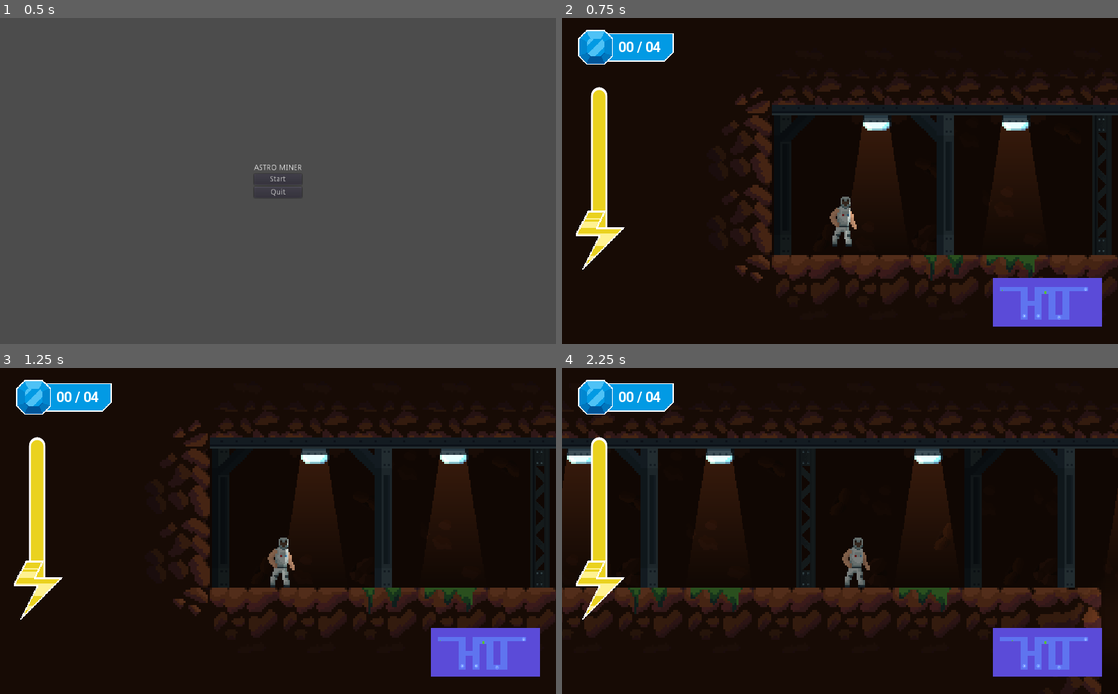
Above: before the commit, frames 1-4 (two rows, left to right).
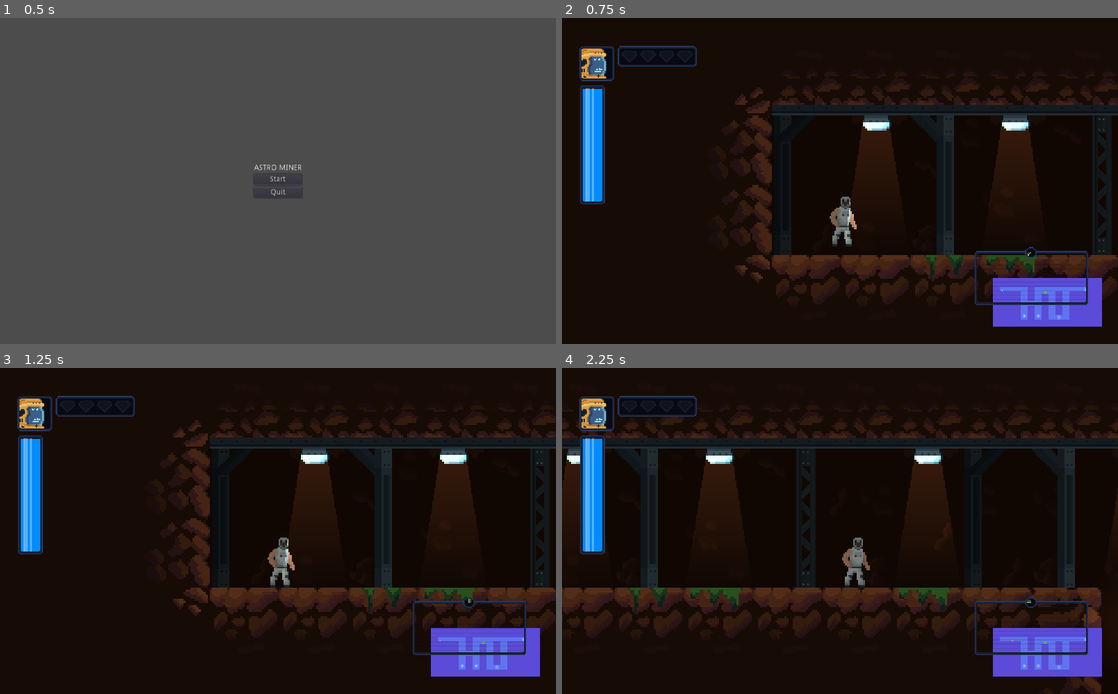
Above: after the commit, the same moments.

Repository: JPabloMF/astrominer-game
Game: Godot game, scene res://scenes/UI/StartMenu.tscn
The game is run twice, just before and just after one commit, with the same random seed, the same clock (stepped at 60 frames per second) and the same inputs.
Inputs:
- Up to frame 1 (0.5 s): no input
- Up to frame 2 (0.75 s): click "Start" at 0.5 s
- Up to frame 3 (1.25 s): no input
- Up to frame 4 (2.25 s): hold Right (ui_right) from 1.28 s (still down); tap Z (ui_up) at 1.52 s

Frame 1 is identical in both runs. In frame 2, 5.0% of the frame differs, in the area x 2-95%, y 3-89%; in frame 3, 5.0%; in frame 4, 5.1%.

Commit message:
UI improvements * Energy bar visual improvement * Player view added * Diamond bar added * Radar added

Diff:
--- a/scenes/MiniMapPlayer.tscn
+++ b/scenes/MiniMapPlayer.tscn
@@ -1,7 +1,7 @@
 [gd_scene load_steps=5 format=2]
 
 [ext_resource path="res://scripts/MiniMapPlayer.gd" type="Script" id=1]
-[ext_resource path="res://sprites/test/cristal.png" type="Texture" id=2]
+[ext_resource path="res://sprites/test/lava.png" type="Texture" id=2]
 
 [sub_resource type="RectangleShape2D" id=1]
 extents = Vector2( 15.4638, 16.2662 )
--- a/scenes/Player.tscn
+++ b/scenes/Player.tscn
@@ -7,6 +7,9 @@
 [ext_resource path="res://scenes/UI/Energy.tscn" type="PackedScene" id=5]
 [ext_resource path="res://sprites/test/shield.png" type="Texture" id=6]
 [ext_resource path="res://scenes/UI/PauseMenu.tscn" type="PackedScene" id=7]
+[ext_resource path="res://scenes/UI/PlayerIndicator.tscn" type="PackedScene" id=8]
+[ext_resource path="res://sprites/GUI/radar/radar-Sheet.png" type="Texture" id=9]
+[ext_resource path="res://sprites/test/white.png" type="Texture" id=10]
 
 [sub_resource type="RectangleShape2D" id=1]
 extents = Vector2( 25.2421, 26.1192 )
@@ -16,6 +19,122 @@
 
 [sub_resource type="RectangleShape2D" id=3]
 extents = Vector2( 31.6365, 32.0582 )
+
+[sub_resource type="Shader" id=4]
+code = "shader_type canvas_item;
+
+uniform float screen_width = 1024;
+uniform float screen_height = 600;
+
+// Curvature
+uniform float BarrelPower =1.1;
+// Color bleeding
+uniform float color_bleeding = 1.2;
+uniform float bleeding_range_x = 3;
+uniform float bleeding_range_y = 3;
+// Scanline
+uniform float lines_distance = 4.0;
+uniform float scan_size = 2.0;
+uniform float scanline_alpha = 0.9;
+uniform float lines_velocity = 10.0;
+
+vec2 distort(vec2 p)
+{
+	float angle = p.y / p.x;
+	float theta = atan(p.y,p.x);
+	float radius = pow(length(p), BarrelPower);
+
+	p.x = radius * cos(theta);
+	p.y = radius * sin(theta);
+
+	return 0.5 * (p + vec2(1.0,1.0));
+}
+
+void get_color_bleeding(inout vec4 current_color,inout vec4 color_left){
+	current_color = current_color*vec4(color_bleeding,0.5,1.0-color_bleeding,1);
+	color_left = color_left*vec4(1.0-color_bleeding,0.5,color_bleeding,1);
+}
+
+void get_color_scanline(vec2 uv,inout vec4 c,float time){
+	float line_row = floor((uv.y * screen_height/scan_size) + mod(time*lines_velocity, lines_distance));
+	float n = 1.0 - ceil((mod(line_row,lines_distance)/lines_distance));
+	c = c - n*c*(1.0 - scanline_alpha);
+	c.a = 1.0;
+}
+
+void fragment()
+{
+	vec2 xy = SCREEN_UV * 2.0;
+	xy.x -= 1.0;
+	xy.y -= 1.0;
+
+	float d = length(xy);
+	xy = SCREEN_UV;
+
+	float pixel_size_x = 0.0/screen_width*bleeding_range_x;
+	float pixel_size_y = 0.0/screen_height*bleeding_range_y;
+	vec4 color_left = texture(SCREEN_TEXTURE,xy - vec2(pixel_size_x, pixel_size_y));
+	vec4 current_color = texture(SCREEN_TEXTURE,xy);
+	get_color_bleeding(current_color,color_left);
+	vec4 c = current_color+color_left;
+	get_color_scanline(xy,c,TIME);
+	COLOR = c;
+
+}
+"
+
+[sub_resource type="ShaderMaterial" id=5]
+shader = SubResource( 4 )
+shader_param/screen_width = 1024.0
+shader_param/screen_height = 600.0
+shader_param/BarrelPower = 1.1
+shader_param/color_bleeding = 1.2
+shader_param/bleeding_range_x = 3.0
+shader_param/bleeding_range_y = 3.0
+shader_param/lines_distance = 4.0
+shader_param/scan_size = 2.0
+shader_param/scanline_alpha = 0.9
+shader_param/lines_velocity = 10.0
+
+[sub_resource type="AtlasTexture" id=6]
+atlas = ExtResource( 9 )
+region = Rect2( 0, 0, 128, 69 )
+
+[sub_resource type="AtlasTexture" id=7]
+atlas = ExtResource( 9 )
+region = Rect2( 128, 0, 128, 69 )
+
+[sub_resource type="AtlasTexture" id=8]
+atlas = ExtResource( 9 )
+region = Rect2( 256, 0, 128, 69 )
+
+[sub_resource type="AtlasTexture" id=9]
+atlas = ExtResource( 9 )
+region = Rect2( 384, 0, 128, 69 )
+
+[sub_resource type="AtlasTexture" id=10]
+atlas = ExtResource( 9 )
+region = Rect2( 512, 0, 128, 69 )
+
+[sub_resource type="AtlasTexture" id=11]
+atlas = ExtResource( 9 )
+region = Rect2( 640, 0, 128, 69 )
+
+[sub_resource type="AtlasTexture" id=12]
+atlas = ExtResource( 9 )
+region = Rect2( 768, 0, 128, 69 )
+
+[sub_resource type="AtlasTexture" id=13]
+atlas = ExtResource( 9 )
+region = Rect2( 896, 0, 128, 69 )
+
+[sub_resource type="SpriteFrames" id=14]
+animations = [ {
+"frames": [ SubResource( 6 ), SubResource( 7 ), SubResource( 8 ), SubResource( 9 ), SubResource( 10 ), SubResource( 11 ), SubResource( 12 ), SubResource( 13 ) ],
+"loop": true,
+"name": "default",
+"speed": 10.0
+} ]
 
 [node name="Player" type="KinematicBody2D"]
 position = Vector2( 309.465, 200.252 )
@@ -63,19 +182,25 @@
 [node name="CanvasLayer" type="CanvasLayer" parent="."]
 
 [node name="GemsIndicator" parent="CanvasLayer" instance=ExtResource( 3 )]
-margin_left = 77.4658
-margin_top = 34.0515
-margin_right = 79.4658
-margin_bottom = 36.0515
+margin_left = 102.0
+margin_top = 52.0
+margin_right = 104.0
+margin_bottom = 54.0
 
 [node name="EnergyBar" parent="CanvasLayer" instance=ExtResource( 4 )]
-margin_left = 54.5736
-margin_top = 399.559
-margin_right = 214.573
-margin_bottom = 416.559
+margin_left = 38.9438
+margin_top = 340.0
+margin_right = 162.943
+margin_bottom = 362.0
 rect_scale = Vector2( 1.7, 1.7 )
 
 [node name="Energy" parent="CanvasLayer" instance=ExtResource( 5 )]
+
+[node name="PlayerIndicator" parent="CanvasLayer" instance=ExtResource( 8 )]
+margin_left = 64.0
+margin_top = 84.0
+margin_right = 64.0
+margin_bottom = 84.0
 
 [node name="ViewportContainer" type="ViewportContainer" parent="CanvasLayer"]
 anchor_left = 1.0
@@ -88,6 +213,20 @@
 __meta__ = {
 "_edit_use_anchors_": false
 }
+
+[node name="TextureRect" type="TextureRect" parent="CanvasLayer/ViewportContainer"]
+material = SubResource( 5 )
+margin_right = 200.0
+margin_bottom = 90.0
+texture = ExtResource( 10 )
+expand = true
+
+[node name="AnimatedSprite" type="AnimatedSprite" parent="CanvasLayer/ViewportContainer"]
+position = Vector2( 100.558, 39.8477 )
+scale = Vector2( 1.63867, 1.54858 )
+frames = SubResource( 14 )
+frame = 1
+playing = true
 
 [node name="Viewport" type="Viewport" parent="CanvasLayer/ViewportContainer"]
 size = Vector2( 281, 202 )
--- a/scenes/UI/Energy.tscn
+++ b/scenes/UI/Energy.tscn
@@ -2,6 +2,5 @@
 
 [ext_resource path="res://scripts/Energy.gd" type="Script" id=1]
 
-
 [node name="Energy" type="Node"]
 script = ExtResource( 1 )
--- a/scenes/UI/EnergyBar.tscn
+++ b/scenes/UI/EnergyBar.tscn
@@ -1,37 +1,20 @@
 [gd_scene load_steps=4 format=2]
 
-[ext_resource path="res://sprites/test/energy.png" type="Texture" id=1]
+[ext_resource path="res://sprites/GUI/energy/energy-bar.png" type="Texture" id=1]
 
 [sub_resource type="StyleBoxFlat" id=1]
-bg_color = Color( 0.921569, 0.827451, 0.12549, 1 )
-border_width_left = 2
-border_width_top = 2
-border_width_right = 2
-border_width_bottom = 2
-border_color = Color( 1, 1, 1, 1 )
-corner_radius_top_left = 5
-corner_radius_top_right = 8
-corner_radius_bottom_right = 8
-corner_radius_bottom_left = 8
+bg_color = Color( 0, 0.552941, 1, 1 )
 
 [sub_resource type="StyleBoxFlat" id=2]
-bg_color = Color( 0.356863, 0.333333, 0, 1 )
-border_width_left = 2
-border_width_top = 2
-border_width_right = 2
-border_width_bottom = 2
-border_color = Color( 1, 1, 1, 1 )
-corner_radius_top_left = 5
-corner_radius_top_right = 8
-corner_radius_bottom_right = 8
-corner_radius_bottom_left = 8
+bg_color = Color( 0.6, 0.6, 0.6, 0 )
 
 [node name="EnergyBar" type="ProgressBar"]
 anchor_left = -0.000921726
 anchor_right = -0.000921726
-margin_left = 0.943848
-margin_right = 384.944
-margin_bottom = 40.0
+margin_left = 0.943847
+margin_top = -189.0
+margin_right = 125.944
+margin_bottom = -162.0
 rect_rotation = -89.9999
 custom_styles/fg = SubResource( 1 )
 custom_styles/bg = SubResource( 2 )
@@ -44,14 +27,14 @@
 [node name="TextureRect" type="TextureRect" parent="."]
 anchor_top = 0.5
 anchor_bottom = 0.5
-margin_left = 56.1338
-margin_top = -53.3375
-margin_right = 158.134
-margin_bottom = 69.6625
-rect_rotation = 89.8755
+margin_left = 127.0
+margin_top = -13.5
+margin_right = 154.0
+margin_bottom = 115.5
+rect_rotation = 90.0
 texture = ExtResource( 1 )
 expand = true
-stretch_mode = 4
+stretch_mode = 1
 __meta__ = {
 "_edit_use_anchors_": false
 }
--- a/scenes/UI/GemsIndicator.tscn
+++ b/scenes/UI/GemsIndicator.tscn
@@ -1,39 +1,48 @@
-[gd_scene load_steps=5 format=2]
+[gd_scene load_steps=2 format=2]
 
-[ext_resource path="res://fonts/Roboto-Bold.ttf" type="DynamicFontData" id=1]
-[ext_resource path="res://sprites/test/square-coin.png" type="Texture" id=2]
+[ext_resource path="res://sprites/GUI/diamond/diamond-bar-Sheet.png" type="Texture" id=3]
 
-[sub_resource type="DynamicFont" id=1]
-size = 26
-font_data = ExtResource( 1 )
-
-[sub_resource type="Theme" id=2]
-default_font = SubResource( 1 )
-
-[node name="GemsIndicator" type="NinePatchRect"]
+[node name="GemsIndicator" type="Control"]
+anchor_right = 0.021
 __meta__ = {
 "_edit_use_anchors_": false
 }
 
-[node name="TextureRect" type="TextureRect" parent="."]
-margin_right = 82.0
-margin_bottom = 40.0
-texture = ExtResource( 2 )
-expand = true
-stretch_mode = 4
-__meta__ = {
-"_edit_use_anchors_": false
-}
+[node name="Base" type="Sprite" parent="."]
+position = Vector2( 73.6327, 18.8055 )
+scale = Vector2( 2, 2 )
+texture = ExtResource( 3 )
+region_enabled = true
+region_rect = Rect2( 0, 0, 73, 19 )
 
-[node name="Label" type="Label" parent="."]
-margin_left = 25.2611
-margin_top = 3.63823
-margin_right = 107.261
-margin_bottom = 35.6382
-size_flags_horizontal = 4
-theme = SubResource( 2 )
-text = "00 / 04"
-align = 1
-__meta__ = {
-"_edit_use_anchors_": false
-}
+[node name="blueDiamond" type="Sprite" parent="."]
+visible = false
+position = Vector2( 73.6327, 18.8055 )
+scale = Vector2( 2, 2 )
+texture = ExtResource( 3 )
+region_enabled = true
+region_rect = Rect2( 75, 0, 67, 19 )
+
+[node name="greenDiamond" type="Sprite" parent="."]
+visible = false
+position = Vector2( 73.6327, 18.8055 )
+scale = Vector2( 2, 2 )
+texture = ExtResource( 3 )
+region_enabled = true
+region_rect = Rect2( 144, 0, 75, 19 )
+
+[node name="pinkDiamond" type="Sprite" parent="."]
+visible = false
+position = Vector2( 73.6327, 18.8055 )
+scale = Vector2( 2, 2 )
+texture = ExtResource( 3 )
+region_enabled = true
+region_rect = Rect2( 221, 0, 67, 19 )
+
+[node name="yellowDiamond" type="Sprite" parent="."]
+visible = false
+position = Vector2( 73.6327, 18.8055 )
+scale = Vector2( 2, 2 )
+texture = ExtResource( 3 )
+region_enabled = true
+region_rect = Rect2( 290, 0, 75, 19 )
--- /dev/null
+++ b/scenes/UI/PlayerIndicator.tscn
@@ -0,0 +1,35 @@
+[gd_scene load_steps=5 format=2]
+
+[ext_resource path="res://sprites/GUI/player/astrominer-Sheet.png" type="Texture" id=1]
+
+[sub_resource type="AtlasTexture" id=1]
+atlas = ExtResource( 1 )
+region = Rect2( 0, 0, 32, 32 )
+
+[sub_resource type="AtlasTexture" id=2]
+atlas = ExtResource( 1 )
+region = Rect2( 32, 0, 32, 32 )
+
+[sub_resource type="SpriteFrames" id=3]
+animations = [ {
+"frames": [ SubResource( 1 ) ],
+"loop": true,
+"name": "default",
+"speed": 5.0
+}, {
+"frames": [ SubResource( 2 ) ],
+"loop": true,
+"name": "damage",
+"speed": 5.0
+} ]
+
+[node name="PlayerIndicator" type="Control"]
+margin_bottom = 600.0
+__meta__ = {
+"_edit_use_anchors_": false
+}
+
+[node name="Player" type="AnimatedSprite" parent="."]
+position = Vector2( 0.312243, -0.187759 )
+scale = Vector2( 2, 2 )
+frames = SubResource( 3 )
--- a/scenes/WorldComplete.tscn
+++ b/scenes/WorldComplete.tscn
@@ -101,11 +101,11 @@
 
 [sub_resource type="AtlasTexture" id=25]
 atlas = ExtResource( 2 )
-region = Rect2( 144, 0, 48, 64 )
+region = Rect2( 96, 0, 48, 64 )
 
 [sub_resource type="AtlasTexture" id=26]
 atlas = ExtResource( 2 )
-region = Rect2( 96, 0, 48, 64 )
+region = Rect2( 48, 0, 48, 64 )
 
 [sub_resource type="AtlasTexture" id=27]
 atlas = ExtResource( 2 )
@@ -113,7 +113,7 @@
 
 [sub_resource type="AtlasTexture" id=28]
 atlas = ExtResource( 2 )
-region = Rect2( 48, 0, 48, 64 )
+region = Rect2( 144, 0, 48, 64 )
 
 [sub_resource type="SpriteFrames" id=29]
 animations = [ {
@@ -129,12 +129,12 @@
 }, {
 "frames": [ SubResource( 25 ) ],
 "loop": true,
-"name": "pinkDiamond",
+"name": "greenDiamond",
 "speed": 5.0
 }, {
 "frames": [ SubResource( 26 ) ],
 "loop": true,
-"name": "greenDiamond",
+"name": "blueDiamond",
 "speed": 5.0
 }, {
 "frames": [ SubResource( 27 ) ],
@@ -144,7 +144,7 @@
 }, {
 "frames": [ SubResource( 28 ) ],
 "loop": true,
-"name": "blueDiamond",
+"name": "pinkDiamond",
 "speed": 5.0
 } ]
 
--- a/scripts/Player.gd
+++ b/scripts/Player.gd
@@ -13,11 +13,9 @@
 
 onready var energy_bar = $CanvasLayer/EnergyBar
 onready var player_energy = $CanvasLayer/Energy
-onready var gem_indicator_label = $CanvasLayer/GemsIndicator/Label
+#onready var gem_indicator_label = $CanvasLayer/GemsIndicator/Label
 
 export(String,FILE,"*.tscn") var mini_map
-
-signal gems_ammount_changed
 
 func load_minimap():
 	var scene = load(mini_map)
@@ -29,7 +27,17 @@
 	player_energy.connect("max_changed",energy_bar,"set_max")
 	player_energy.initialize()
 	load_minimap()
-	emit_signal("gems_ammount_changed",gems_ammount)
+
+#func set_energybar_color(ammount):
+#	match ammount:
+#		90:
+#			$CanvasLayer/EnergyBar.
+#		85:
+#			$CanvasLayer/GemsIndicator/greenDiamond.show()
+#		80:
+#			$CanvasLayer/GemsIndicator/pinkDiamond.show()
+#		75:
+#			$CanvasLayer/GemsIndicator/yellowDiamond.show()
 
 func get_which_wall_collided():
 	for i in range(get_slide_count()):
@@ -85,10 +93,16 @@
 
 	motion = move_and_slide(motion,Vector2.UP)
 
-func handle_gem_picked():
-	gems_ammount += 1
-	gem_indicator_label.text = "0{gems_ammount} / 04".format({"gems_ammount": str(gems_ammount)})
-	emit_signal("gems_ammount_changed",gems_ammount)
+func handle_gem_picked(type):
+	match type:
+		"blue":
+			$CanvasLayer/GemsIndicator/blueDiamond.show()
+		"green":
+			$CanvasLayer/GemsIndicator/greenDiamond.show()
+		"pink":
+			$CanvasLayer/GemsIndicator/pinkDiamond.show()
+		"yellow":
+			$CanvasLayer/GemsIndicator/yellowDiamond.show()
 
 func handle_take_damage():
 	if not has_shield and $StayTrapTimer.is_stopped():
@@ -101,8 +115,6 @@
 func _on_Player_area_entered(area):
 	var area_name = area.get_name()
 	match area_name:
-		"Gem":
-			handle_gem_picked()
 		"Trap":
 			player_is_in_trap = true
 
@@ -121,3 +133,6 @@
 func _on_StayTrapTimer_timeout():
 	if player_is_in_trap:
 		get_tree().reload_current_scene()
+
+func _on_get_gem(type):
+	handle_gem_picked(type)
Not shown: 1 places in scenes/Player.tscn that only renumber resources
Binary file added: sprites/GUI/diamond/diamond-bar-Sheet.png
Not shown, added: sprites/GUI/diamond/diamond-bar-Sheet.png.import
Binary file added: sprites/GUI/energy/energy-bar.png
Not shown, added: sprites/GUI/energy/energy-bar.png.import
Binary file added: sprites/GUI/player/astrominer-Sheet.png
Not shown, added: sprites/GUI/player/astrominer-Sheet.png.import
Binary file added: sprites/GUI/radar/radar-Sheet.png
Not shown, added: sprites/GUI/radar/radar-Sheet.png.import
Binary file added: sprites/test/white.png
Not shown, added: sprites/test/white.png.import
